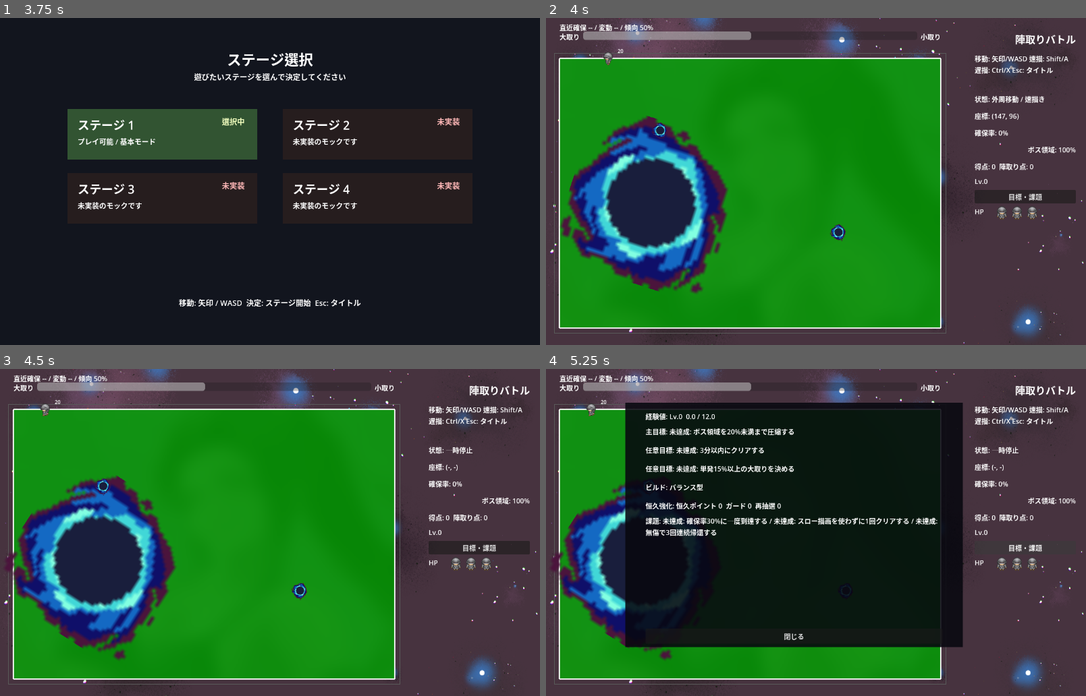
Above: before the commit, frames 1-4 (two rows, left to right).
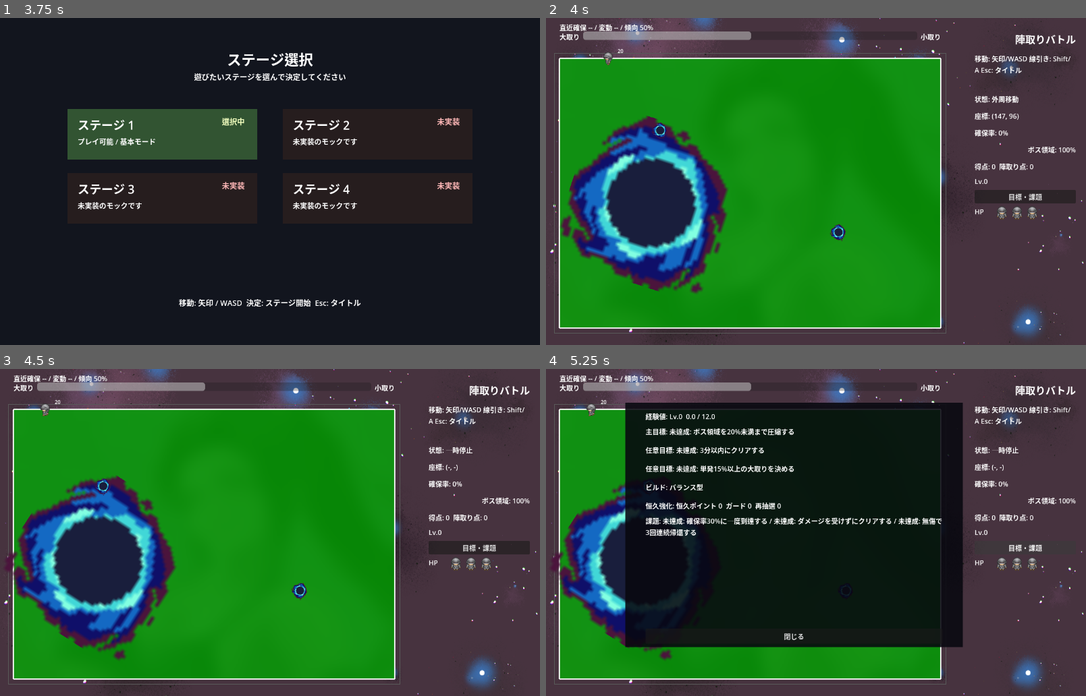
Above: after the commit, the same moments.

Repository: goenc/qix-project
Game: Godot game, scene res://scenes/title_main.tscn
Two runs of this game, one before a commit and one after it. Both use one fixed random seed, a clock stepped at 60 frames per second and the inputs below.
Inputs (mouse positions are in pixels of both pictures, inside the frame that each line leads up to):
- Up to frame 1 (3.75 s): tap Enter (qix_start) at 0.5, 1.25, 2, 2.75, 2.85, 3.5 s; move the mouse to (388, 165) at 0.52 s; hold Right (move_right) 0.53-1.28 s; tap Shift (qix_draw) at 0.6, 1.55, 2.1, 3.05 s; click (388, 165) at 0.67 s; tap Space at 0.77, 1.52, 3.02 s; tap Ctrl at 0.8, 1.35, 2.3, 3.6 s; move the mouse to (162, 197) at 1.27 s; hold Down (move_down) 1.28-2.03 s; move the mouse to (324, 109) at 2.02 s; hold Right (move_right) 2.03-2.78 s; move the mouse to (243, 246) at 2.77 s; hold Up (move_up) 2.78-3.53 s; click (243, 246) at 2.92 s; move the mouse to (432, 230) at 3.52 s; hold Left (move_left) from 3.53 s (still down)
- Up to frame 2 (4 s): keep holding Left (move_left); tap Space at 3.77 s
- Up to frame 3 (4.5 s): keep holding Left (move_left); tap P (pause) at 4.15 s; move the mouse to (108, 483) at 4.27 s; tap 1 at 4.35 s
- Up to frame 4 (5.25 s): tap Space at 4.52 s; tap Shift (qix_draw) at 4.55 s; release Left (move_left) at 5 s; click "目標・課題" at 5 s

Frame 1 is identical in both runs. In frame 2, 0.3% of the frame differs, in the area x 79-98%, y 11-26%; in frame 3, 0.2%; in frame 4, 0.8%, in the area x 18-98%, y 11-52%.

Commit message:
速描き・遅描き概念を廃止し線引き入力を統一
線引き操作を Shift 側のみにし、内部を切る速度は draw_speed の単一値で管理するよう変更した。強化候補は移動速度アップに統一し、遅描き関連の入力・表示・報酬条件を削除した。

変更点:
- 描画モード分岐と qix_draw_slow 入力を削除
- draw_speed を 240.0 の単一値として使用
- 移動速度アップ強化で通常移動速度のみ上昇
- HUD・課題・強化表示から速描き/遅描き表記を除去

確認内容:
- Godot headless 起動でパースエラーがないこと
- 線引き入力が Shift / qix_draw / qix_draw_fast のみであること

Diff:
--- a/project.godot
+++ b/project.godot
@@ -42,6 +42,12 @@
 , Object(InputEventJoypadButton,"resource_local_to_scene":false,"resource_name":"","device":0,"button_index":0,"pressure":0.0,"pressed":false,"script":null)
 ]
 }
+qix_draw_fast={
+"deadzone": 0.5,
+"events": [Object(InputEventKey,"resource_local_to_scene":false,"resource_name":"","device":0,"window_id":0,"alt_pressed":false,"shift_pressed":false,"ctrl_pressed":false,"meta_pressed":false,"pressed":false,"keycode":4194325,"physical_keycode":4194325,"key_label":0,"unicode":0,"location":0,"echo":false,"script":null)
+, Object(InputEventJoypadButton,"resource_local_to_scene":false,"resource_name":"","device":0,"button_index":0,"pressure":0.0,"pressed":false,"script":null)
+]
+}
 
 [physics]
 
--- a/scenes/base_main.tscn
+++ b/scenes/base_main.tscn
@@ -108,7 +108,7 @@
 offset_right = -24.0
 offset_bottom = 144.0
 autowrap_mode = 3
-text = "移動: 矢印/WASD 速描: Shift/A 遅描: Ctrl/X Esc: タイトル"
+text = "移動: 矢印/WASD 線引き: Shift/A Esc: タイトル"
 
 [node name="StateLabel" type="Label" parent="Ui/Root"]
 anchor_left = 1.0
@@ -341,7 +341,7 @@
 offset_bottom = 228.0
 autowrap_mode = 3
 theme_override_font_sizes/font_size = 22
-text = "1. 速描き強化"
+text = "1. 移動速度アップ"
 
 [node name="UpgradeChoice2Label" type="Label" parent="Ui/Root/UpgradeOverlay"]
 offset_left = 56.0
@@ -350,7 +350,7 @@
 offset_bottom = 332.0
 autowrap_mode = 3
 theme_override_font_sizes/font_size = 22
-text = "2. 遅描き強化"
+text = "2. 接触ガード"
 
 [node name="UpgradeChoice3Label" type="Label" parent="Ui/Root/UpgradeOverlay"]
 offset_left = 56.0
--- a/scripts/game/base_main.gd
+++ b/scripts/game/base_main.gd
@@ -12,7 +12,6 @@
 const UpgradeDraftService = preload("res://scripts/game/services/upgrade_draft_service.gd")
 const ACTION_QIX_DRAW := &"qix_draw"
 const ACTION_QIX_DRAW_FAST := &"qix_draw_fast"
-const ACTION_QIX_DRAW_SLOW := &"qix_draw_slow"
 const PLAYFIELD_SIZE := Vector2(904.0, 640.0)
 const STAGE_REMAINING_BACKGROUND_TEXTURE = preload("res://assets/backgrounds/stages/stage_001/claimed_background_904x640.png")
 const STAGE_COVER_BACKGROUND_TEXTURE = preload("res://assets/backgrounds/stages/stage_001/cover_background_904x640.png")
@@ -330,12 +329,6 @@
 	return false
 
 
-func get_draw_speed_multiplier(draw_mode_name: String) -> float:
-	if run_progress_service == null:
-		return 1.0
-	return run_progress_service.get_draw_speed_multiplier(draw_mode_name)
-
-
 func get_top_outline_countdown_bonus_seconds() -> float:
 	if run_progress_service == null:
 		return 0.0
@@ -358,7 +351,6 @@
 	_ensure_action("move_down", [_key_event(KEY_DOWN), _key_event(KEY_S), _joypad_button(JOY_BUTTON_DPAD_DOWN)])
 	_sync_draw_action_events([_key_event(KEY_SHIFT), _joypad_button(JOY_BUTTON_A)])
 	_ensure_action(String(ACTION_QIX_DRAW_FAST), [_key_event(KEY_SHIFT), _joypad_button(JOY_BUTTON_A)])
-	_ensure_action(String(ACTION_QIX_DRAW_SLOW), [_key_event(KEY_CTRL), _joypad_button(JOY_BUTTON_X)])
 	_ensure_action("ui_cancel", [_key_event(KEY_ESCAPE), _joypad_button(JOY_BUTTON_B), _joypad_button(JOY_BUTTON_BACK)])
 	_ensure_action("pause", [_key_event(KEY_P), _joypad_button(JOY_BUTTON_START)])
 
@@ -958,7 +950,6 @@
 	enriched_context["pre_boss_region_ratio"] = pre_boss_region_ratio
 	enriched_context["post_boss_region_ratio"] = boss_region_ratio_cached
 	enriched_context["boss_region_reduction_percent"] = maxf(0.0, (pre_boss_region_ratio - boss_region_ratio_cached) * 100.0)
-	enriched_context["draw_mode"] = str(capture_snapshot.get("draw_mode", "FAST"))
 	enriched_context["draw_duration"] = float(capture_snapshot.get("draw_duration", 0.0))
 	enriched_context["trail_point_count"] = int(capture_snapshot.get("trail_point_count", 0))
 	enriched_context["top_outline_remaining"] = float(capture_snapshot.get("top_outline_remaining", 0.0))
@@ -1010,6 +1001,8 @@
 func _apply_upgrade_choice(index: int) -> bool:
 	if run_progress_service == null or !run_progress_service.apply_upgrade_choice(index):
 		return false
+	if is_instance_valid(base_player) and base_player.has_method("apply_run_configuration"):
+		base_player.call("apply_run_configuration", run_progress_service.build_player_run_configuration())
 	get_tree().paused = false
 	_sync_hud()
 	return true
--- a/scripts/game/services/base_main_hud_service.gd
+++ b/scripts/game/services/base_main_hud_service.gd
@@ -2,6 +2,8 @@
 class_name BaseMainHudService
 
 const BaseMainCutRatingService = preload("res://scripts/game/services/base_main_cut_rating_service.gd")
+const HELP_TEXT_BASE := "移動: 矢印/WASD 線引き: Shift/A Esc: タイトル"
+const HELP_TEXT_UPGRADE := "移動: 矢印/WASD 線引き: Shift/A 1-3: 決定 R: 再抽選 Esc: タイトル"
 
 var _main
 
@@ -44,7 +46,7 @@
 	if _main.is_upgrade_draft_active():
 		_main.state_label.text = "状態: 強化選択"
 		_main.result_label.text = "強化を1つ選択"
-		_main.help_label.text = "移動: 矢印/WASD 速描: Shift/A 遅描: Ctrl/X 1-3: 決定 R: 再抽選 Esc: タイトル"
+		_main.help_label.text = HELP_TEXT_UPGRADE
 		if is_instance_valid(_main.base_player):
 			sync_position(_main.base_player.position)
 		else:
@@ -55,14 +57,14 @@
 		_main.state_label.text = "状態: 一時停止"
 		_main.position_label.text = "座標: (-, -)"
 		_main.result_label.text = ""
-		_main.help_label.text = "移動: 矢印/WASD 速描: Shift/A 遅描: Ctrl/X Esc: タイトル"
+		_main.help_label.text = HELP_TEXT_BASE
 		return
 
 	if !is_instance_valid(_main.base_player):
 		_main.state_label.text = "状態: 外周"
 		_main.position_label.text = "座標: (-, -)"
 		_main.result_label.text = ""
-		_main.help_label.text = "移動: 矢印/WASD 速描: Shift/A 遅描: Ctrl/X Esc: タイトル"
+		_main.help_label.text = HELP_TEXT_BASE
 		return
 
 	var status: Dictionary = _main.base_player.get_debug_status()
@@ -145,10 +147,9 @@
 		return
 
 	var mode_text := _localize_mode_text(str(status.get("mode_text", "BORDER")))
-	var draw_mode := _localize_draw_mode_text(str(status.get("draw_mode", "FAST")))
-	_main.state_label.text = "状態: %s / %s" % [mode_text, draw_mode]
+	_main.state_label.text = "状態: %s" % mode_text
 	_main.result_label.text = ""
-	_main.help_label.text = "移動: 矢印/WASD 速描: Shift/A 遅描: Ctrl/X Esc: タイトル"
+	_main.help_label.text = HELP_TEXT_BASE
 
 
 func sync_position(current_position: Vector2) -> void:
@@ -246,10 +247,6 @@
 			return "外周移動"
 
 
-func _localize_draw_mode_text(draw_mode: String) -> String:
-	return "遅描き" if draw_mode == "SLOW" else "速描き"
-
-
 func _format_cut_rating_delta(delta: int) -> String:
 	if delta > 0:
 		return "+%d" % delta
--- a/scripts/game/services/run_progress_service.gd
+++ b/scripts/game/services/run_progress_service.gd
@@ -6,7 +6,7 @@
 const DEFAULT_OPTIONAL_OBJECTIVE_TIME := "3分以内にクリアする"
 const DEFAULT_OPTIONAL_OBJECTIVE_BIG_CUT := "単発15%以上の大取りを決める"
 const DEFAULT_QUEST_THIRTY := "確保率30%に一度到達する"
-const DEFAULT_QUEST_FAST_ONLY := "スロー描画を使わずに1回クリアする"
+const DEFAULT_QUEST_NO_DAMAGE_CLEAR := "ダメージを受けずにクリアする"
 const DEFAULT_QUEST_STREAK := "無傷で3回連続帰還する"
 const GROWTH_THRESHOLDS := [12.0, 28.0, 48.0, 72.0, 100.0, 132.0, 168.0]
 
@@ -25,15 +25,12 @@
 var guard_charges := 0
 var no_damage_capture_streak := 0
 var risk_line_time := 0.0
-var used_slow_draw := false
+var took_damage_this_run := false
 
 var current_build_summary: Array[String] = []
 var applied_upgrade_ranks: Dictionary = {}
 var run_modifiers := {
-	"fast_draw_speed": 1.0,
-	"slow_draw_speed": 1.0,
-	"fast_shard_bonus": 0.0,
-	"slow_shard_bonus": 0.0,
+	"move_speed": 1.0,
 	"boss_squeeze_bonus": 0.0,
 	"small_capture_bonus": 0.0,
 	"large_capture_bonus": 0.0,
@@ -46,7 +43,7 @@
 var optional_time_completed := false
 var optional_big_cut_completed := false
 var quest_claimed_thirty_completed := false
-var quest_fast_only_completed := false
+var quest_no_damage_clear_completed := false
 var quest_streak_completed := false
 
 var core_data_total := 0
@@ -55,7 +52,6 @@
 var meta_hp_bonus := 0
 var meta_shard_bonus := 0.0
 var meta_top_outline_bonus_seconds := 0.0
-var meta_draw_speed_bonus := 0.0
 var meta_reroll_bonus := 0
 
 
@@ -77,14 +73,11 @@
 	guard_charges = 0
 	no_damage_capture_streak = 0
 	risk_line_time = 0.0
-	used_slow_draw = false
+	took_damage_this_run = false
 	current_build_summary.clear()
 	applied_upgrade_ranks.clear()
 	run_modifiers = {
-		"fast_draw_speed": 1.0,
-		"slow_draw_speed": 1.0,
-		"fast_shard_bonus": 0.0,
-		"slow_shard_bonus": 0.0,
+		"move_speed": 1.0,
 		"boss_squeeze_bonus": 0.0,
 		"small_capture_bonus": 0.0,
 		"large_capture_bonus": 0.0,
@@ -96,7 +89,7 @@
 	optional_time_completed = false
 	optional_big_cut_completed = false
 	quest_claimed_thirty_completed = false
-	quest_fast_only_completed = false
+	quest_no_damage_clear_completed = false
 	quest_streak_completed = false
 
 
@@ -112,9 +105,8 @@
 func register_capture(capture_context: Dictionary) -> Dictionary:
 	var single_capture_percent := float(capture_context.get("single_capture_percent", 0.0))
 	var claimed_ratio := float(capture_context.get("claimed_ratio", 0.0))
-	var draw_mode := str(capture_context.get("draw_mode", "FAST"))
 	var streak_before_damage := no_damage_capture_streak
-	var shards_gained := _calculate_shards(single_capture_percent, draw_mode, capture_context)
+	var shards_gained := _calculate_shards(single_capture_percent, capture_context)
 	var territory_gained := maxf(1.0, single_capture_percent * 10.0)
 	var growth_gained := _calculate_growth(single_capture_percent, capture_context, streak_before_damage)
 	var boss_region_ratio := float(capture_context.get("post_boss_region_ratio", 1.0))
@@ -124,8 +116,6 @@
 	total_shards_earned += shards_gained
 	growth_progress += growth_gained
 	no_damage_capture_streak += 1
-	if draw_mode == "SLOW":
-		used_slow_draw = true
 
 	if claimed_ratio >= 0.30 and !quest_claimed_thirty_completed:
 		quest_claimed_thirty_completed = true
@@ -155,6 +145,7 @@
 
 func register_damage_taken() -> void:
 	no_damage_capture_streak = 0
+	took_damage_this_run = true
 
 
 func register_stage_clear() -> void:
@@ -162,8 +153,8 @@
 	if elapsed_time <= 180.0 and !optional_time_completed:
 		optional_time_completed = true
 		_award_core_data(1)
-	if !used_slow_draw and !quest_fast_only_completed:
-		quest_fast_only_completed = true
+	if !took_damage_this_run and !quest_no_damage_clear_completed:
+		quest_no_damage_clear_completed = true
 		_award_core_data(2)
 	_save_meta_progress()
 
@@ -209,15 +200,9 @@
 
 func build_player_run_configuration() -> Dictionary:
 	return {
-		"max_hp_bonus": meta_hp_bonus
+		"max_hp_bonus": meta_hp_bonus,
+		"move_speed_multiplier": maxf(0.5, float(run_modifiers.get("move_speed", 1.0)))
 	}
-
-
-func get_draw_speed_multiplier(draw_mode_name: String) -> float:
-	var bonus := meta_draw_speed_bonus
-	if draw_mode_name == "SLOW":
-		return maxf(0.5, float(run_modifiers.get("slow_draw_speed", 1.0)) + bonus)
-	return maxf(0.5, float(run_modifiers.get("fast_draw_speed", 1.0)) + bonus)
 
 
 func get_top_outline_countdown_bonus_seconds() -> float:
@@ -244,16 +229,11 @@
 	}
 
 
-func _calculate_shards(single_capture_percent: float, draw_mode: String, capture_context: Dictionary) -> int:
+func _calculate_shards(single_capture_percent: float, capture_context: Dictionary) -> int:
 	var base_amount := maxf(1.0, floorf(single_capture_percent * 0.55))
 	var risk_grade := str(capture_context.get("risk_grade", "safe"))
 	var size_band := str(capture_context.get("capture_size_band", "small"))
 	var bonus := meta_shard_bonus
-
-	if draw_mode == "FAST":
-		bonus += float(run_modifiers.get("fast_shard_bonus", 0.0))
-	else:
-		bonus += float(run_modifiers.get("slow_shard_bonus", 0.0))
 
 	if size_band == "small":
 		bonus += float(run_modifiers.get("small_capture_bonus", 0.0))
@@ -316,13 +296,8 @@
 	var next_rank := int(applied_upgrade_ranks.get(upgrade_id, 0)) + 1
 	applied_upgrade_ranks[upgrade_id] = next_rank
 	match upgrade_id:
-		"fast_speed":
-			run_modifiers["fast_draw_speed"] = float(run_modifiers.get("fast_draw_speed", 1.0)) + 0.12
-			run_modifiers["fast_shard_bonus"] = float(run_modifiers.get("fast_shard_bonus", 0.0)) + 0.10
-		"slow_power":
-			run_modifiers["slow_draw_speed"] = float(run_modifiers.get("slow_draw_speed", 1.0)) + 0.08
-			run_modifiers["boss_squeeze_bonus"] = float(run_modifiers.get("boss_squeeze_bonus", 0.0)) + 0.20
-			run_modifiers["slow_shard_bonus"] = float(run_modifiers.get("slow_shard_bonus", 0.0)) + 0.05
+		"move_speed":
+			run_modifiers["move_speed"] = float(run_modifiers.get("move_speed", 1.0)) + 0.12
 		"guard_charge":
 			guard_charges += 1
 		"growth_discount":
@@ -364,9 +339,9 @@
 
 func _build_quest_summary_text() -> String:
 	var streak_text := _format_objective_text(quest_streak_completed, DEFAULT_QUEST_STREAK)
-	var fast_only_text := _format_objective_text(quest_fast_only_completed, DEFAULT_QUEST_FAST_ONLY)
+	var no_damage_clear_text := _format_objective_text(quest_no_damage_clear_completed, DEFAULT_QUEST_NO_DAMAGE_CLEAR)
 	var claim_text := _format_objective_text(quest_claimed_thirty_completed, DEFAULT_QUEST_THIRTY)
-	return "%s / %s / %s" % [claim_text, fast_only_text, streak_text]
+	return "%s / %s / %s" % [claim_text, no_damage_clear_text, streak_text]
 
 
 func _format_objective_text(completed: bool, label: String) -> String:
@@ -405,7 +380,6 @@
 	meta_hp_bonus = 1 if core_data_total >= 5 else 0
 	meta_shard_bonus = 0.10 if core_data_total >= 10 else 0.0
 	meta_top_outline_bonus_seconds = 3.0 if core_data_total >= 15 else 0.0
-	meta_draw_speed_bonus = 0.05 if core_data_total >= 20 else 0.0
 	meta_reroll_bonus = 1 if core_data_total >= 25 else 0
 
 
@@ -420,10 +394,8 @@
 
 func _get_upgrade_display_name(upgrade_id: String) -> String:
 	match upgrade_id:
-		"fast_speed":
-			return "速描き強化"
-		"slow_power":
-			return "遅描き強化"
+		"move_speed":
+			return "移動速度アップ"
 		"guard_charge":
 			return "接触ガード"
 		"growth_discount":
--- a/scripts/game/services/upgrade_draft_service.gd
+++ b/scripts/game/services/upgrade_draft_service.gd
@@ -3,15 +3,9 @@
 
 const UPGRADE_POOL := [
 	{
-		"id": "fast_speed",
-		"title": "速描き強化",
-		"description": "速描き速度+12%、得点+10%",
-		"max_rank": 3
-	},
-	{
-		"id": "slow_power",
-		"title": "遅描き強化",
-		"description": "遅描き速度+8%、ボス領域を削った時の得点+20%、遅描き得点+5%",
+		"id": "move_speed",
+		"title": "移動速度アップ",
+		"description": "移動速度を上げる",
 		"max_rank": 3
 	},
 	{
--- a/scripts/player/base_player.gd
+++ b/scripts/player/base_player.gd
@@ -5,7 +5,6 @@
 const PlayerBorderInputService = preload("res://scripts/player/services/player_border_input_service.gd")
 const ACTION_QIX_DRAW := &"qix_draw"
 const ACTION_QIX_DRAW_FAST := &"qix_draw_fast"
-const ACTION_QIX_DRAW_SLOW := &"qix_draw_slow"
 const ACTION_MOVE_LEFT := &"move_left"
 const ACTION_MOVE_RIGHT := &"move_right"
 const ACTION_MOVE_UP := &"move_up"
@@ -30,8 +29,7 @@
 signal capture_preview_changed(active: bool)
 
 @export var move_speed := 240.0
-@export var fast_draw_speed := 240.0
-@export var slow_draw_speed := 160.0
+@export var draw_speed := 240.0
 @export var border_epsilon := 2.0
 @export var trail_min_point_distance := 8.0
 @export var border_color := Color(1.0, 1.0, 1.0, 1.0)
@@ -51,11 +49,6 @@
 	BORDER,
 	DRAWING,
 	REWINDING
-}
-
-enum DrawMode {
-	FAST,
-	SLOW
 }
 
 enum BossHitRisk {
@@ -104,21 +97,21 @@
 var body_facing_row := BODY_ROW_DOWN
 var walk_animation_time := 0.0
 var top_outline_countdown_remaining := TOP_OUTLINE_COUNTDOWN_SECONDS
-var current_draw_mode: int = DrawMode.FAST
 var current_capture_draw_duration := 0.0
+var base_move_speed := 240.0
 
 
 func _ready() -> void:
 	process_mode = Node.PROCESS_MODE_PAUSABLE
 	base_max_hp = max_hp
 	current_hp = get_max_hp()
+	base_move_speed = move_speed
 	is_draw_action_configured = (
 		InputMap.has_action(ACTION_QIX_DRAW)
 		or InputMap.has_action(ACTION_QIX_DRAW_FAST)
-		or InputMap.has_action(ACTION_QIX_DRAW_SLOW)
 	)
 	if !is_draw_action_configured:
-		push_error("Missing QIX draw input actions. Register qix_draw or qix_draw_fast/qix_draw_slow before starting gameplay.")
+		push_error("Missing QIX draw input actions. Register qix_draw or qix_draw_fast before starting gameplay.")
 		set_process(false)
 	if is_instance_valid(pick_area):
 		pick_area.set_meta(&"debug_pick_owner", self)
@@ -293,7 +286,6 @@
 	return {
 		"mode_text": get_state_text(),
 		"state": get_state_text(),
-		"draw_mode": get_current_draw_mode_name(),
 		"position": position,
 		"is_on_border": _is_on_border(position),
 		"is_on_corner": _is_corner_from_connected_directions(connected_border_directions),
@@ -315,21 +307,16 @@
 	return max(1, max_hp)
 
 
-func get_current_draw_mode_name() -> String:
-	return "SLOW" if current_draw_mode == DrawMode.SLOW else "FAST"
-
-
-func is_drawing_interior() -> bool:
-	return state == PlayerState.DRAWING and has_left_border
-
-
 func build_capture_snapshot() -> Dictionary:
 	return {
-		"draw_mode": get_current_draw_mode_name(),
 		"draw_duration": current_capture_draw_duration,
 		"trail_point_count": trail_points.size(),
 		"top_outline_remaining": top_outline_countdown_remaining
 	}
+
+
+func is_drawing_interior() -> bool:
+	return state == PlayerState.DRAWING and has_left_border
 
 
 func apply_run_configuration(config: Dictionary) -> void:
@@ -337,6 +324,8 @@
 	var max_hp_bonus: int = max(0, int(config.get("max_hp_bonus", 0)))
 	max_hp = base_max_hp + max_hp_bonus
 	current_hp = get_max_hp()
+	var move_speed_multiplier := maxf(0.5, float(config.get("move_speed_multiplier", 1.0)))
+	move_speed = base_move_speed * move_speed_multiplier
 	top_outline_countdown_remaining = _get_top_outline_countdown_total_seconds()
 	_update_top_outline_countdown_label()
 	hp_changed.emit(current_hp, get_max_hp())
@@ -478,7 +467,7 @@
 	var current_position := position
 	var next_position := _limit_drawing_position(
 		current_position,
-		current_position + drawing_direction * _get_current_draw_speed() * delta
+		current_position + drawing_direction * draw_speed * delta
 	)
 	var is_waiting_to_leave_border := !has_left_border and _is_on_border(current_position)
 	var should_block_border_movement := is_waiting_to_leave_border and _is_on_border(next_position)
@@ -504,7 +493,6 @@
 
 func _start_drawing() -> void:
 	state = PlayerState.DRAWING
-	current_draw_mode = _resolve_requested_draw_mode()
 	current_capture_draw_duration = 0.0
 	has_left_border = false
 	rewind_index = -1
@@ -537,7 +525,7 @@
 
 
 func _start_rewinding() -> void:
-	rewind_speed = _get_current_draw_speed()
+	rewind_speed = draw_speed
 	_ensure_trail_endpoint(position)
 
 	drawing_move_direction = Vector2.ZERO
@@ -1297,27 +1285,12 @@
 	return is_defeated or invincibility_timer > 0.0
 
 
-func _resolve_requested_draw_mode() -> int:
-	if _is_action_pressed_safe(ACTION_QIX_DRAW_SLOW):
-		return DrawMode.SLOW
-	return DrawMode.FAST
-
-
-func _get_current_draw_speed() -> float:
-	var base_speed := slow_draw_speed if current_draw_mode == DrawMode.SLOW else fast_draw_speed
-	var owner := get_parent()
-	if is_instance_valid(owner) and owner.has_method("get_draw_speed_multiplier"):
-		return base_speed * float(owner.call("get_draw_speed_multiplier", get_current_draw_mode_name()))
-	return base_speed
-
-
 func _is_draw_action_pressed() -> bool:
 	return (
 		is_draw_action_configured
 		and (
 			(InputMap.has_action(ACTION_QIX_DRAW) and Input.is_action_pressed(ACTION_QIX_DRAW))
 			or (InputMap.has_action(ACTION_QIX_DRAW_FAST) and Input.is_action_pressed(ACTION_QIX_DRAW_FAST))
-			or (InputMap.has_action(ACTION_QIX_DRAW_SLOW) and Input.is_action_pressed(ACTION_QIX_DRAW_SLOW))
 		)
 	)
 
@@ -1328,7 +1301,6 @@
 		and (
 			(InputMap.has_action(ACTION_QIX_DRAW) and Input.is_action_just_pressed(ACTION_QIX_DRAW))
 			or (InputMap.has_action(ACTION_QIX_DRAW_FAST) and Input.is_action_just_pressed(ACTION_QIX_DRAW_FAST))
-			or (InputMap.has_action(ACTION_QIX_DRAW_SLOW) and Input.is_action_just_pressed(ACTION_QIX_DRAW_SLOW))
 		)
 	)
 
@@ -1413,7 +1385,6 @@
 	var connected_border_directions := _get_connected_border_direction_names(position)
 	return {
 		"mode_text": get_state_text(),
-		"draw_mode": get_current_draw_mode_name(),
 		"is_on_corner": _is_corner_from_connected_directions(connected_border_directions),
 		"border_move_input": _get_border_move_input(_get_move_input_vector(), position),
 		"connected_border_directions": connected_border_directions,
